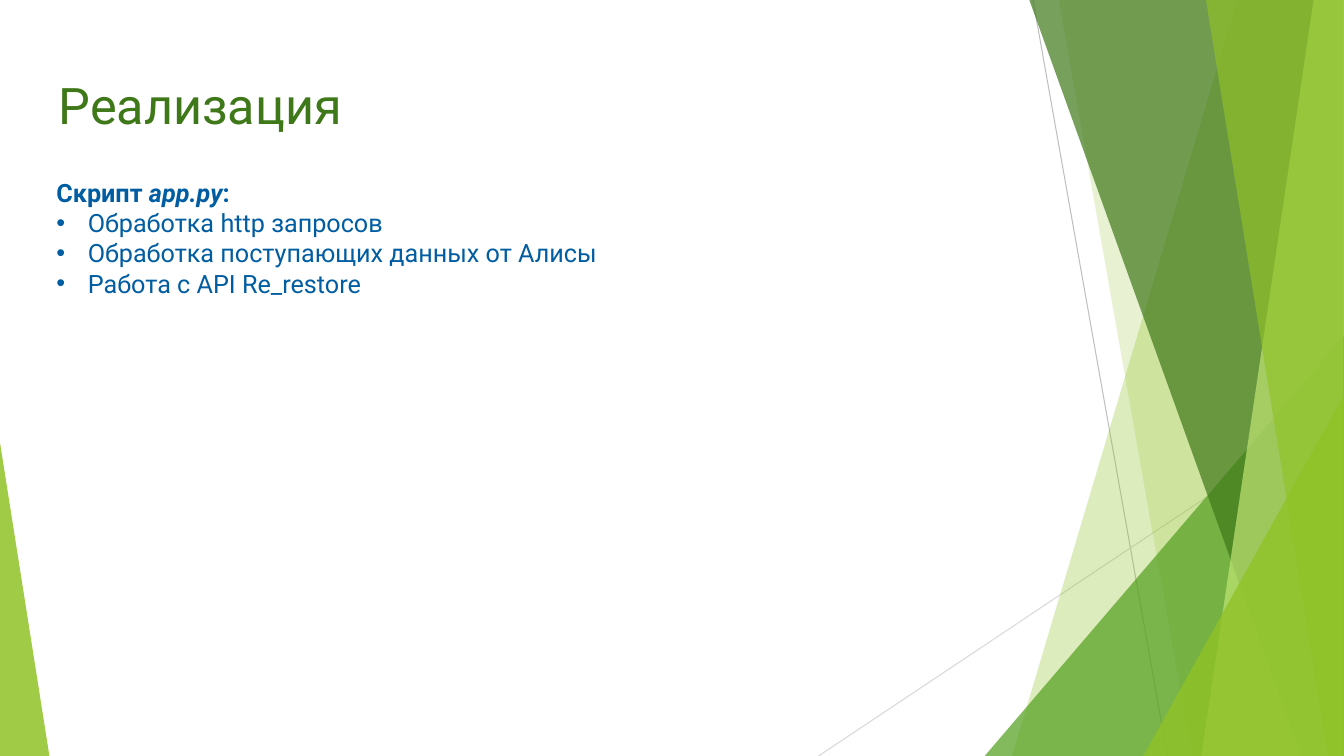
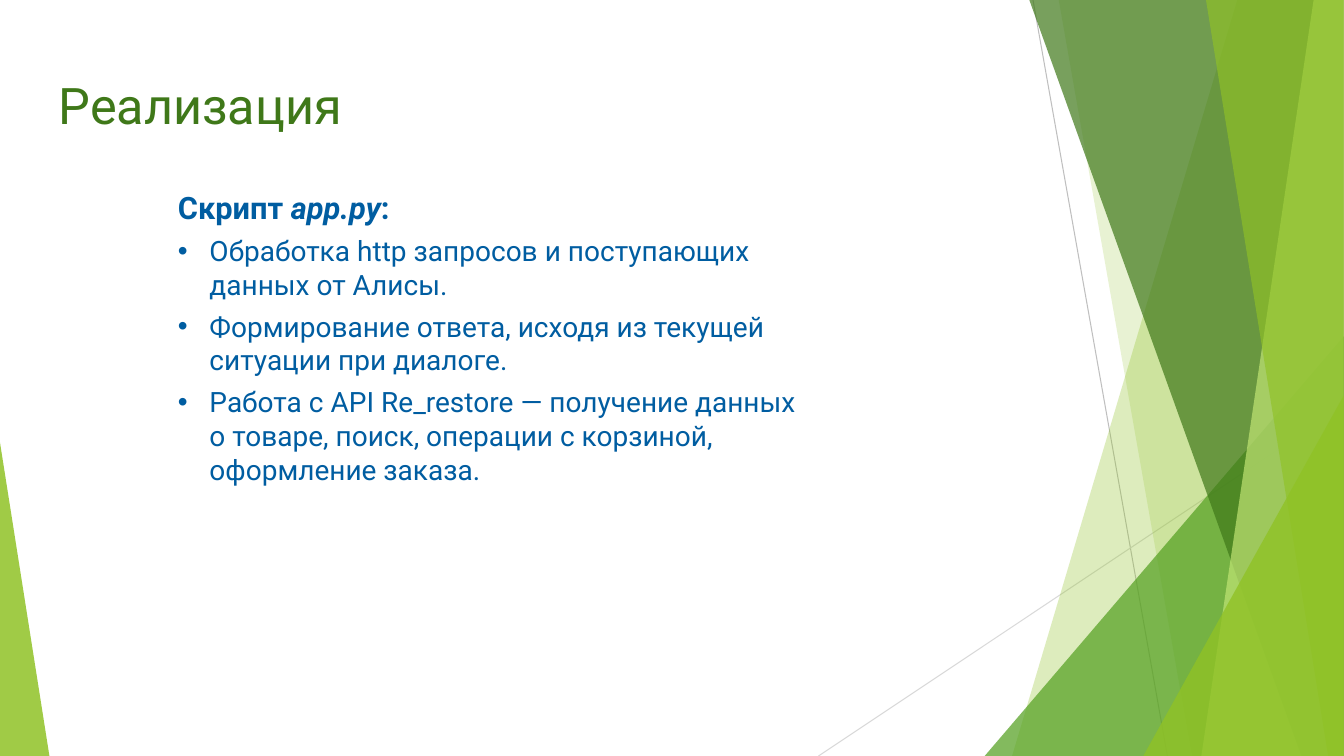
Before and after one commit to vlad120/Re_restore-Alice, a slide deck: slide 5 of Documents/API project presentation.pptx (slide 4 before the commit). Drawn at 1344x756 pixels with LibreOffice and Linux fonts; fonts in the diff are those of the drawing. Boxes give left, top, right and bottom in pixels: in the first picture for what was removed or moved away, otherwise in the second. Text is boxed around its words. In the diff, an @@ line names an element or a change of style, - is before the commit and + after.

```diff
--- a/Documents/API project presentation.pptx
+++ b/Documents/API project presentation.pptx
@@ text "Скрипт app.py:": place and size @@
-text "Скрипт app.py:" at box(56, 184, 596, 295)
+text "Скрипт app.py:" at box(178, 196, 795, 486)
@@ text at box(178, 196, 390, 226): size 18 to 22 pt in "Скрипт app.py:" @@
@@ text at box(209, 239, 795, 486): text changed; size 18 to 20 pt @@
-• Обработка http запросов
-• Обработка поступающих данных от Алисы
-• Работа с API Re_restore
+• Обработка http запросов и поступающих данных от Алисы.
+• Формирование ответа, исходя из текущей ситуации при диалоге.
+• Работа с API Re_restore — получение данных о товаре, поиск, операции с корзиной, оформление заказа.
```
Also in this commit, not shown: 5 other slides changed, 2 slides added, 2 other files.
